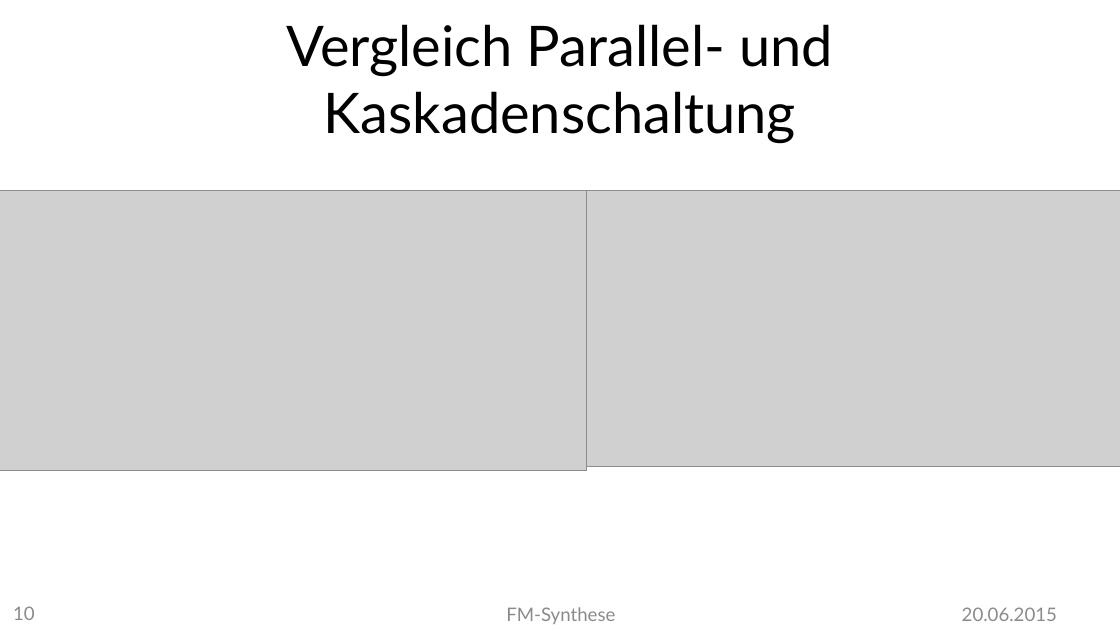
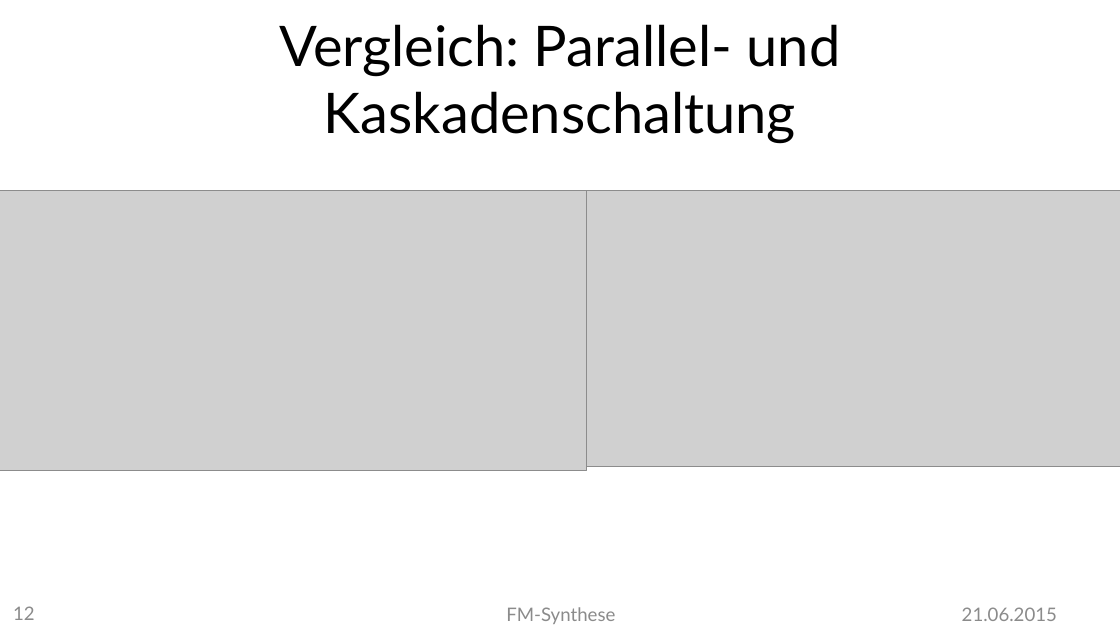
Before and after one commit to MBulli/VSeminar, a slide deck: slide 12 of Praesentation/FMSynthese-Matze.pptx (slide 10 before the commit). Drawn at 1120x630 pixels with LibreOffice and Linux fonts; fonts in the diff are those of the drawing; grey boxes stand for pictures; background and template pictures are left out. Boxes give left, top, right and bottom in pixels: in the first picture for what was removed or moved away, otherwise in the second. Text is boxed around its words. In the diff, an @@ line names an element or a change of style, - is before the commit and + after.

```diff
--- a/Praesentation/FMSynthese-Matze.pptx
+++ b/Praesentation/FMSynthese-Matze.pptx
@@ title at [279, 24, 841, 143]: text changed @@
-Vergleich Parallel- und Kaskadenschaltung
+Vergleich: Parallel- und Kaskadenschaltung
@@ page number at [13, 606, 35, 620]: text changed @@
-10
+12
@@ text at [962, 607, 1057, 621]: text changed @@
-20.06.2015
+21.06.2015
```
Also in this commit, not shown: 10 other slides changed, 3 slides added, 1 other file.
